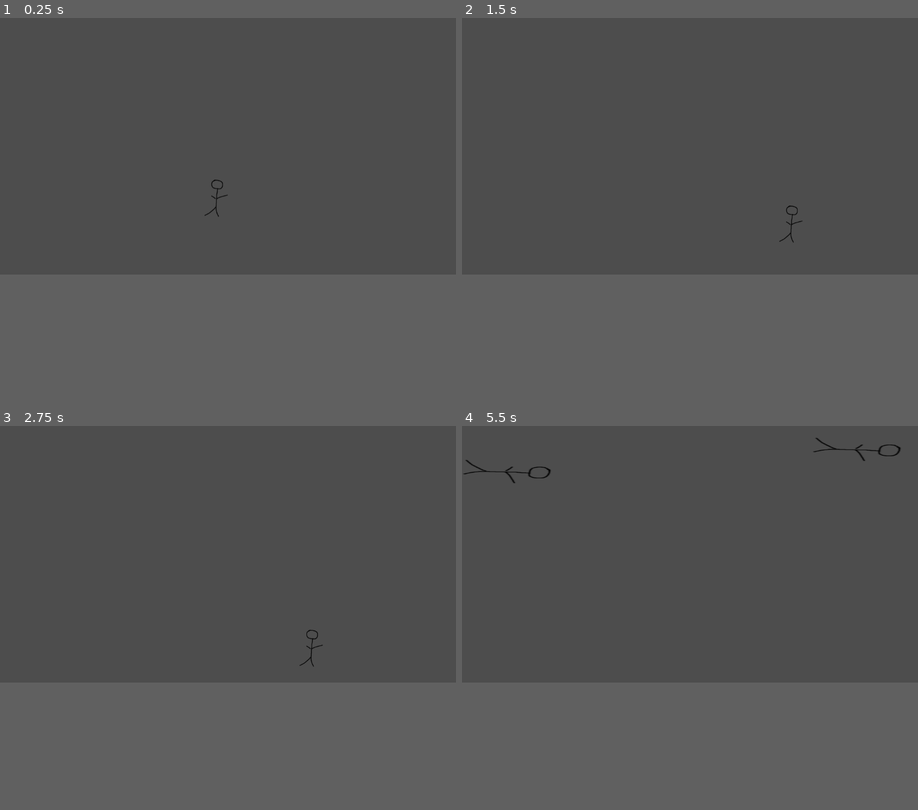
Above: before the commit, frames 1-4 (two rows, left to right).
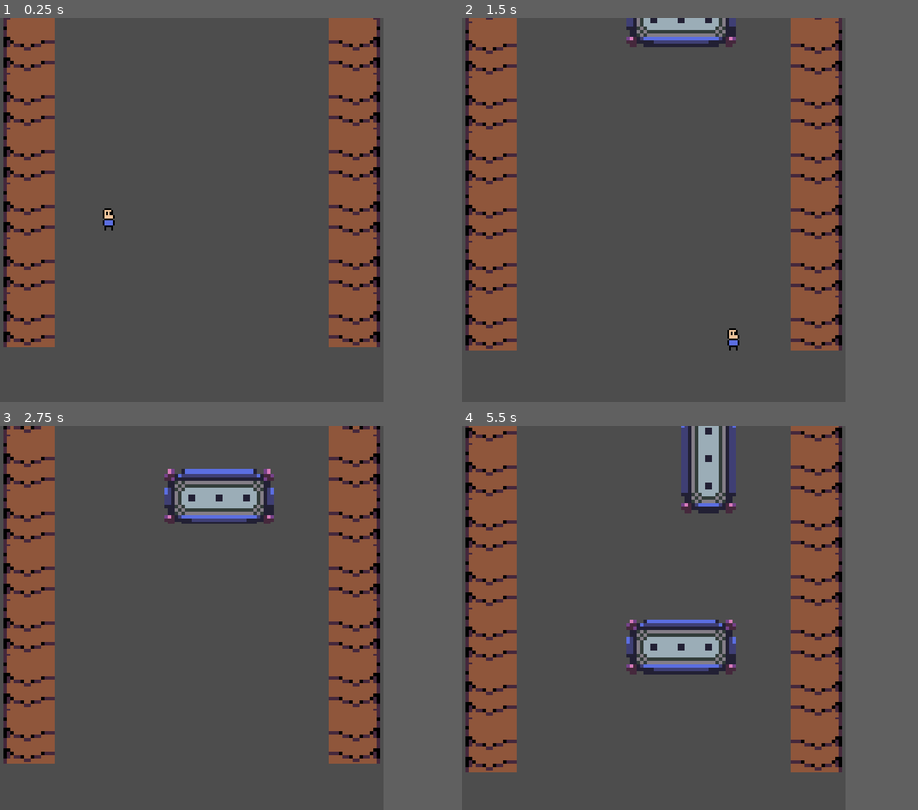
Above: after the commit, the same moments.

Repository: alfredmakes/LD54-Limited-Space
Game: Godot game, scene res://scenes/main.tscn
Same seed, same stepped clock (60 frames per second), same inputs: the game is played once before the commit and once after it.
Inputs:
- Up to frame 1 (0.25 s): no input
- Up to frame 2 (1.5 s): tap Enter (ui_accept) at 0.5, 0.77 s; hold Right (ui_right) from 0.53 s (still down)
- Up to frame 3 (2.75 s): tap Enter (ui_accept) at 1.52 s; release Right (ui_right) at 2.03 s; hold Left (ui_left) from 2.03 s (still down)
- Up to frame 4 (5.5 s): release Left (ui_left) at 2.78 s; hold Right (ui_right) 2.78-4.28 s; tap Enter (ui_accept) at 3.02, 3.77, 4.52 s; hold Left (ui_left) 4.28-5.03 s; hold Right (ui_right) from 5.03 s (still down)
In our replay, the window is 799x449 before the commit and 672x672 after it. These sizes can differ from the game's own. Grey fills any space a smaller window leaves; there, only what the larger window draws over its background counts as a difference.

The runs differ from the first frame. In frame 1, 19% of the frame differs, in the area x 0-84%, y 0-86%; in frame 2, 21%; in frame 3, 23%; in frame 4, 26%, in the area x 0-97%, y 0-91%.

Commit message:
Falling blocks
Probably need to move away from steady scrolling and follow player instead to make design easier

Diff:
--- a/engine/autoloads/game_events.gd
+++ b/engine/autoloads/game_events.gd
@@ -1 +1,3 @@
 extends Node
+
+signal block_landed
--- a/project.godot
+++ b/project.godot
@@ -18,3 +18,15 @@
 [autoload]
 
 GameEvents="*res://engine/autoloads/game_events.gd"
+
+[display]
+
+window/size/viewport_width=224
+window/size/viewport_height=224
+window/size/window_width_override=576
+window/size/window_height_override=576
+window/stretch/mode="viewport"
+
+[rendering]
+
+textures/canvas_textures/default_texture_filter=0
--- a/scenes/main.gd
+++ b/scenes/main.gd
@@ -1,24 +1,62 @@
 extends Node2D
 # Spawns blocks and enemies etc
 
-@export var block_scene: PackedScene
+@export var terrain_scene: PackedScene
+
+@export var block_scenes: Array[PackedScene]
 
 @export var spawn_locations: Array[Vector2]
+var vertical_spawn_offset: float = 0.0
 
 @onready var block_spawn_timer: Timer = $BlockSpawnTimer
 
+@export var camera_move_time: float = 1.0
+
+@export var time_since_camera_move: float = 0.0
+
+@onready var game_position: Node2D = $GamePosition
+
+var last_terrain_height: float = 0.0
+
+# Should probably pick location and block independently,
+# then rotate block if it would otherwise go off end of screen
+
+# Ahh we need the camera to follow player vertically, rather than scroll
+
+func _ready() -> void:
+#	GameEvents.block_landed.connect(spawn_block)
+	pass
 
 
 func _process(delta: float) -> void:
-	pass
+	time_since_camera_move += delta
+	if time_since_camera_move > camera_move_time:
+		time_since_camera_move -= camera_move_time
+		game_position.position.y -= 1
+
+	if last_terrain_height > game_position.position.y:
+		spawn_terrain()
 
 
-func spawn_block(spawn_point: Vector2) -> void:
+func spawn_block() -> void:
+	var block_scene = block_scenes.pick_random()
+
 	var block_instance = block_scene.instantiate() as AnimatableBody2D
 
+	var spawn_location = spawn_locations.slice(
+		0, spawn_locations.size() + 1 - block_instance.block_unit_width).pick_random()
+
 	add_child(block_instance)
-	block_instance.position = spawn_point
+	block_instance.position = spawn_location + Vector2(0, vertical_spawn_offset)
+	vertical_spawn_offset -= 64
+
+
+func spawn_terrain() -> void:
+	last_terrain_height -= 32
+	var terrain = terrain_scene.instantiate()
+	$Terrains.add_child(terrain)
+	terrain.position.y = last_terrain_height
 
 
 func _on_block_spawn_timer_timeout() -> void:
-	spawn_block(spawn_locations.pick_random())
+	spawn_block()
--- a/scenes/main.tscn
+++ b/scenes/main.tscn
@@ -1,29 +1,59 @@
-[gd_scene load_steps=5 format=3 uid="uid://ctvnjs3rdwk4e"]
+[gd_scene load_steps=8 format=3 uid="uid://ctvnjs3rdwk4e"]
 
 [ext_resource type="PackedScene" uid="uid://b2s17wdt5ht62" path="res://scenes/player/Player.tscn" id="1_af37u"]
 [ext_resource type="Script" path="res://scenes/main.gd" id="1_i6gor"]
 [ext_resource type="PackedScene" uid="uid://b74cnciidhwos" path="res://scenes/obstacles/Block.tscn" id="2_lykuy"]
+[ext_resource type="PackedScene" uid="uid://cew4tjtwll0km" path="res://scenes/obstacles/Block_2x1.tscn" id="4_whokw"]
+[ext_resource type="PackedScene" uid="uid://b2tyx1sikxarg" path="res://scenes/obstacles/Block_1x2.tscn" id="5_d7haw"]
+[ext_resource type="PackedScene" uid="uid://dccy8muv5iico" path="res://scenes/terrain/terrain.tscn" id="5_go5t6"]
 
 [sub_resource type="RectangleShape2D" id="RectangleShape2D_u2yqn"]
-size = Vector2(1180, 20)
+size = Vector2(160, 32)
 
 [node name="Main" type="Node2D"]
 script = ExtResource("1_i6gor")
-block_scene = ExtResource("2_lykuy")
-spawn_locations = Array[Vector2]([Vector2(0, -64), Vector2(221, -64), Vector2(442, -64), Vector2(663, -64), Vector2(884, 0), Vector2(1105, 0)])
+terrain_scene = ExtResource("5_go5t6")
+block_scenes = Array[PackedScene]([ExtResource("2_lykuy"), ExtResource("4_whokw"), ExtResource("5_d7haw")])
+spawn_locations = Array[Vector2]([Vector2(32, 0), Vector2(64, 0), Vector2(96, 0), Vector2(128, 0), Vector2(160, 0)])
+camera_move_time = 0.5
+
+[node name="GamePosition" type="Node2D" parent="."]
+
+[node name="Camera2D" type="Camera2D" parent="GamePosition"]
+position = Vector2(112, 112)
 
 [node name="BlockSpawnTimer" type="Timer" parent="."]
-wait_time = 2.0
 autostart = true
 
-[node name="Player" parent="." instance=ExtResource("1_af37u")]
-position = Vector2(544, 425)
-
 [node name="Floor" type="StaticBody2D" parent="."]
-position = Vector2(547, 618)
+position = Vector2(112, 208)
 
 [node name="CollisionShape2D" type="CollisionShape2D" parent="Floor"]
-position = Vector2(24, 0)
 shape = SubResource("RectangleShape2D_u2yqn")
 
+[node name="Player" parent="." instance=ExtResource("1_af37u")]
+position = Vector2(64, 91)
+
+[node name="Terrains" type="Node" parent="."]
+
+[node name="Terrain" parent="Terrains" instance=ExtResource("5_go5t6")]
+position = Vector2(0, 192)
+
+[node name="Terrain2" parent="Terrains" instance=ExtResource("5_go5t6")]
+position = Vector2(0, 160)
+
+[node name="Terrain3" parent="Terrains" instance=ExtResource("5_go5t6")]
+position = Vector2(0, 128)
+
+[node name="Terrain4" parent="Terrains" instance=ExtResource("5_go5t6")]
+position = Vector2(0, 96)
+
+[node name="Terrain5" parent="Terrains" instance=ExtResource("5_go5t6")]
+position = Vector2(0, 64)
+
+[node name="Terrain6" parent="Terrains" instance=ExtResource("5_go5t6")]
+position = Vector2(0, 32)
+
+[node name="Terrain7" parent="Terrains" instance=ExtResource("5_go5t6")]
+
 [connection signal="timeout" from="BlockSpawnTimer" to="." method="_on_block_spawn_timer_timeout"]
--- a/scenes/obstacles/Block.tscn
+++ b/scenes/obstacles/Block.tscn
@@ -1,23 +1,22 @@
 [gd_scene load_steps=4 format=3 uid="uid://b74cnciidhwos"]
 
-[ext_resource type="Texture2D" uid="uid://nm6og27mweov" path="res://assets/sprites/test.png" id="1_a4l7p"]
 [ext_resource type="Script" path="res://scenes/obstacles/block.gd" id="1_eiiv0"]
+[ext_resource type="Texture2D" uid="uid://c4kgoqmclx0v8" path="res://assets/sprites/LD54 Spritesheet.png" id="2_2f6x4"]
 
-[sub_resource type="CapsuleShape2D" id="CapsuleShape2D_lbnum"]
-radius = 26.5
-height = 221.92
+[sub_resource type="RectangleShape2D" id="RectangleShape2D_fuw1v"]
+size = Vector2(30, 32)
 
 [node name="Block" type="AnimatableBody2D"]
 sync_to_physics = false
 script = ExtResource("1_eiiv0")
+block_unit_width = 1
+
+[node name="Sprite2D" type="Sprite2D" parent="."]
+position = Vector2(16, -16)
+texture = ExtResource("2_2f6x4")
+region_enabled = true
+region_rect = Rect2(192, 32, 32, 32)
 
 [node name="CollisionShape2D" type="CollisionShape2D" parent="."]
-position = Vector2(111.04, -27.5)
-rotation = -1.5708
-shape = SubResource("CapsuleShape2D_lbnum")
-
-[node name="Sprite2D" type="Sprite2D" parent="."]
-position = Vector2(136.04, -34)
-rotation = 1.5708
-scale = Vector2(1, 2.36)
-texture = ExtResource("1_a4l7p")
+position = Vector2(16, -16)
+shape = SubResource("RectangleShape2D_fuw1v")
--- /dev/null
+++ b/scenes/obstacles/Block_1x2.tscn
@@ -0,0 +1,22 @@
+[gd_scene load_steps=4 format=3 uid="uid://b2tyx1sikxarg"]
+
+[ext_resource type="Script" path="res://scenes/obstacles/block.gd" id="1_nppi2"]
+[ext_resource type="Texture2D" uid="uid://c4kgoqmclx0v8" path="res://assets/sprites/LD54 Spritesheet.png" id="2_i164x"]
+
+[sub_resource type="RectangleShape2D" id="RectangleShape2D_jx508"]
+size = Vector2(30, 64)
+
+[node name="Block1x2" type="AnimatableBody2D"]
+sync_to_physics = false
+script = ExtResource("1_nppi2")
+block_unit_width = 1
+
+[node name="Sprite2D" type="Sprite2D" parent="."]
+position = Vector2(16, -32)
+texture = ExtResource("2_i164x")
+region_enabled = true
+region_rect = Rect2(160, 0, 32, 64)
+
+[node name="CollisionShape2D" type="CollisionShape2D" parent="."]
+position = Vector2(16, -32)
+shape = SubResource("RectangleShape2D_jx508")
--- /dev/null
+++ b/scenes/obstacles/Block_2x1.tscn
@@ -0,0 +1,22 @@
+[gd_scene load_steps=4 format=3 uid="uid://cew4tjtwll0km"]
+
+[ext_resource type="Script" path="res://scenes/obstacles/block.gd" id="1_w20b7"]
+[ext_resource type="Texture2D" uid="uid://c4kgoqmclx0v8" path="res://assets/sprites/LD54 Spritesheet.png" id="2_16wcq"]
+
+[sub_resource type="RectangleShape2D" id="RectangleShape2D_pcwvb"]
+size = Vector2(62, 32)
+
+[node name="Block2x1" type="AnimatableBody2D"]
+sync_to_physics = false
+script = ExtResource("1_w20b7")
+block_unit_width = 2
+
+[node name="Sprite2D" type="Sprite2D" parent="."]
+position = Vector2(32, -16)
+texture = ExtResource("2_16wcq")
+region_enabled = true
+region_rect = Rect2(192, 0, 64, 32)
+
+[node name="CollisionShape2D" type="CollisionShape2D" parent="."]
+position = Vector2(32, -16)
+shape = SubResource("RectangleShape2D_pcwvb")
--- a/scenes/obstacles/block.gd
+++ b/scenes/obstacles/block.gd
@@ -1,10 +1,18 @@
+class_name Block
 extends AnimatableBody2D
 
-@export var fall_speed: float = 1.0
+@export var fall_speed: float = 0.5
+@export var block_unit_width: int
 
 
 func _physics_process(delta: float) -> void:
-	move_and_collide(Vector2(0,fall_speed))
+	var collision_info = move_and_collide(Vector2(0,fall_speed))
+
+	if not collision_info: return
+
+	if collision_info.get_remainder().length() < 0.1:
+		GameEvents.block_landed.emit()
+		set_physics_process(false)
 
 
 func _on_hitbox_body_entered(body: Node2D) -> void:
--- a/scenes/player/Player.tscn
+++ b/scenes/player/Player.tscn
@@ -1,18 +1,23 @@
 [gd_scene load_steps=4 format=3 uid="uid://b2s17wdt5ht62"]
 
-[ext_resource type="Texture2D" uid="uid://nm6og27mweov" path="res://assets/sprites/test.png" id="1_kl7kj"]
 [ext_resource type="Script" path="res://scenes/player/Player.gd" id="1_tkmpq"]
+[ext_resource type="Texture2D" uid="uid://c4kgoqmclx0v8" path="res://assets/sprites/LD54 Spritesheet.png" id="2_4sts4"]
 
 [sub_resource type="CapsuleShape2D" id="CapsuleShape2D_nk0v0"]
-radius = 26.0
-height = 88.0
+radius = 3.0
+height = 12.0
 
 [node name="Player" type="CharacterBody2D"]
 script = ExtResource("1_tkmpq")
 
 [node name="CollisionShape2D" type="CollisionShape2D" parent="."]
+position = Vector2(0, -6)
 shape = SubResource("CapsuleShape2D_nk0v0")
 
 [node name="Sprite2D" type="Sprite2D" parent="."]
-position = Vector2(-2, -12)
-texture = ExtResource("1_kl7kj")
+position = Vector2(0, -8)
+texture = ExtResource("2_4sts4")
+hframes = 3
+vframes = 2
+region_enabled = true
+region_rect = Rect2(0, 96, 48, 32)
--- a/scenes/player/player.gd
+++ b/scenes/player/player.gd
@@ -1,8 +1,8 @@
 extends CharacterBody2D
 
 
-const SPEED = 300.0
-const JUMP_VELOCITY = -400.0
+const SPEED = 100.0
+const JUMP_VELOCITY = -300.0
 
 # Get the gravity from the project settings to be synced with RigidBody nodes.
 var gravity: int = ProjectSettings.get_setting("physics/2d/default_gravity")
--- /dev/null
+++ b/scenes/terrain/terrain.tscn
@@ -0,0 +1,17 @@
+[gd_scene load_steps=2 format=3 uid="uid://dccy8muv5iico"]
+
+[ext_resource type="Texture2D" uid="uid://c4kgoqmclx0v8" path="res://assets/sprites/LD54 Spritesheet.png" id="1_crr5f"]
+
+[node name="Terrain" type="Node2D"]
+
+[node name="LeftSprite" type="Sprite2D" parent="."]
+position = Vector2(16, -16)
+texture = ExtResource("1_crr5f")
+region_enabled = true
+region_rect = Rect2(0, 32, 32, 32)
+
+[node name="RightSprite" type="Sprite2D" parent="."]
+position = Vector2(208, -16)
+texture = ExtResource("1_crr5f")
+region_enabled = true
+region_rect = Rect2(64, 32, 32, 32)
